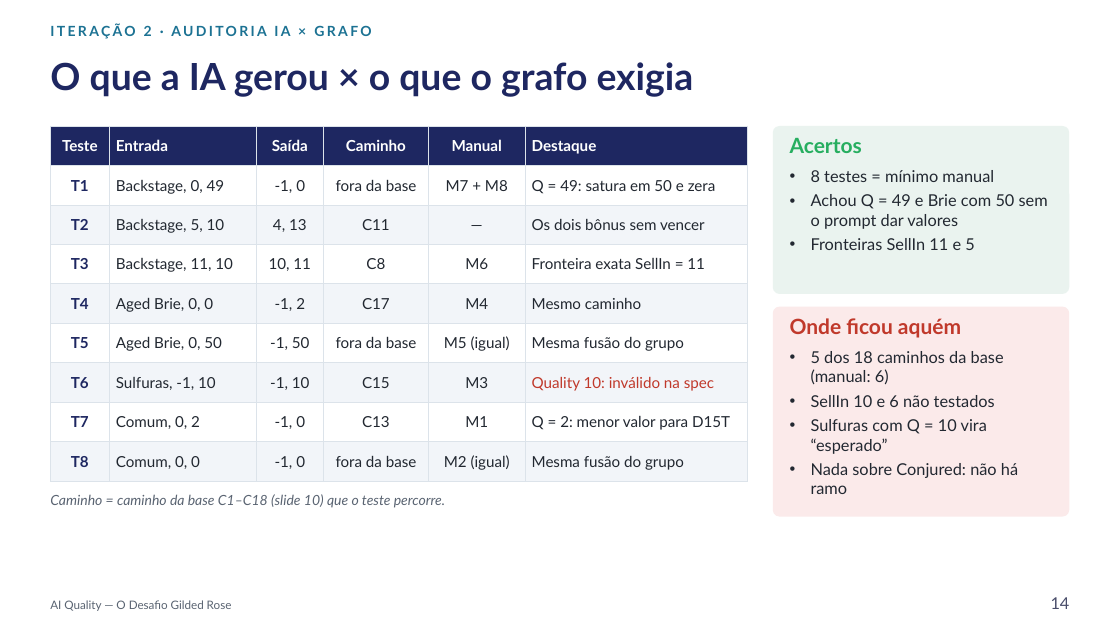
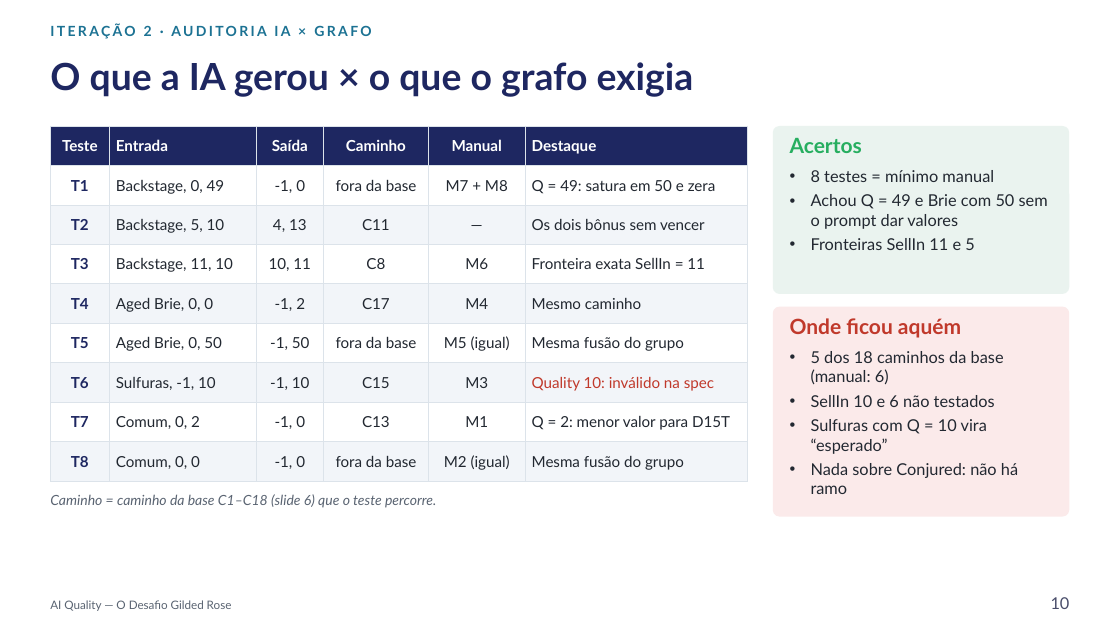
Before and after one commit to gustavoprehl/TesteDeSoftware, a slide deck: slide 10 of docs/iteracao2/AI_Quality_Gilded_Rose_IT2.pptx (slide 14 before the commit). Drawn at 1120x630 pixels with LibreOffice and Linux fonts; fonts in the diff are those of the drawing. Boxes give left, top, right and bottom in pixels: in the first picture for what was removed or moved away, otherwise in the second. Text is boxed around its words. In the diff, an @@ line names an element or a change of style, - is before the commit and + after.

```diff
--- a/docs/iteracao2/AI_Quality_Gilded_Rose_IT2.pptx
+++ b/docs/iteracao2/AI_Quality_Gilded_Rose_IT2.pptx
@@ text at (x1=50, y1=494, x2=436, y2=508): text changed @@
-Caminho = caminho da base C1–C18 (slide 10) que o teste percorre.
+Caminho = caminho da base C1–C18 (slide 6) que o teste percorre.
@@ text at (x1=1051, y1=597, x2=1070, y2=609): text changed @@
-14
+10
```
Also in this commit, not shown: 12 other slides changed, 4 slides removed, 2 other files.
